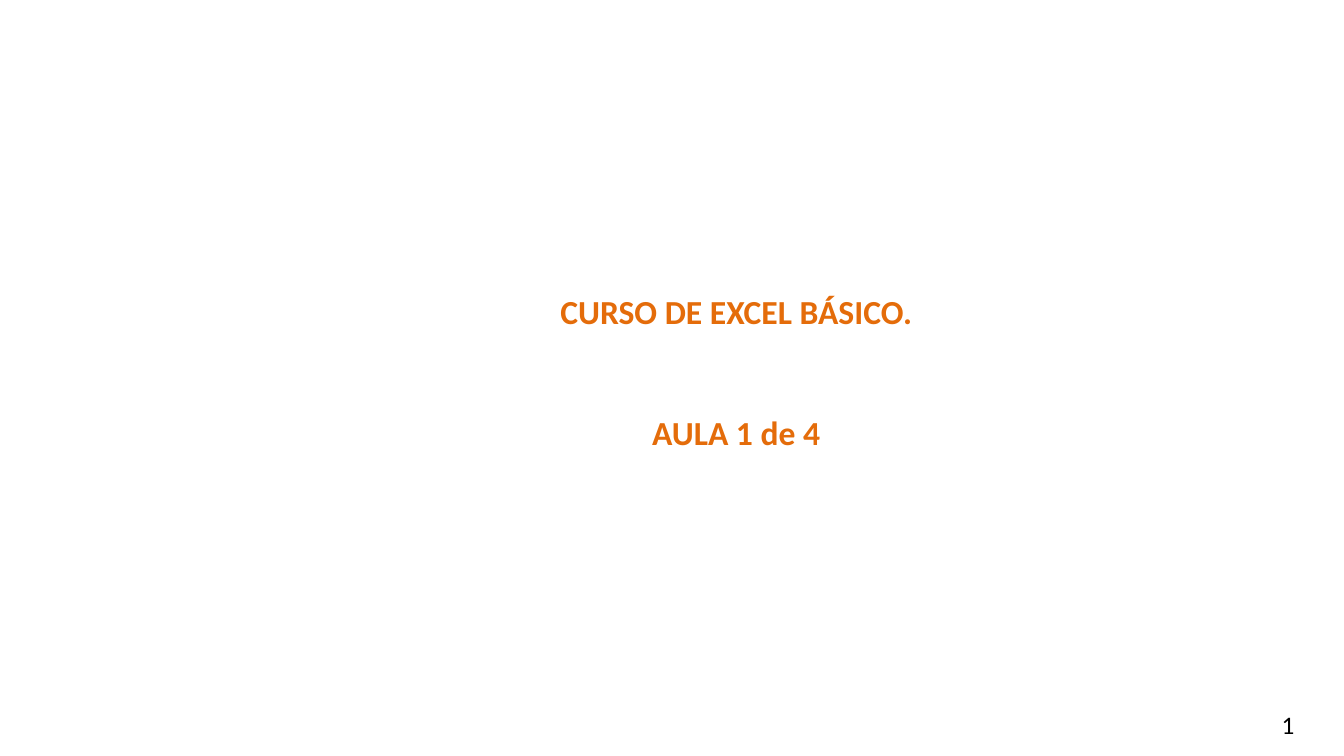
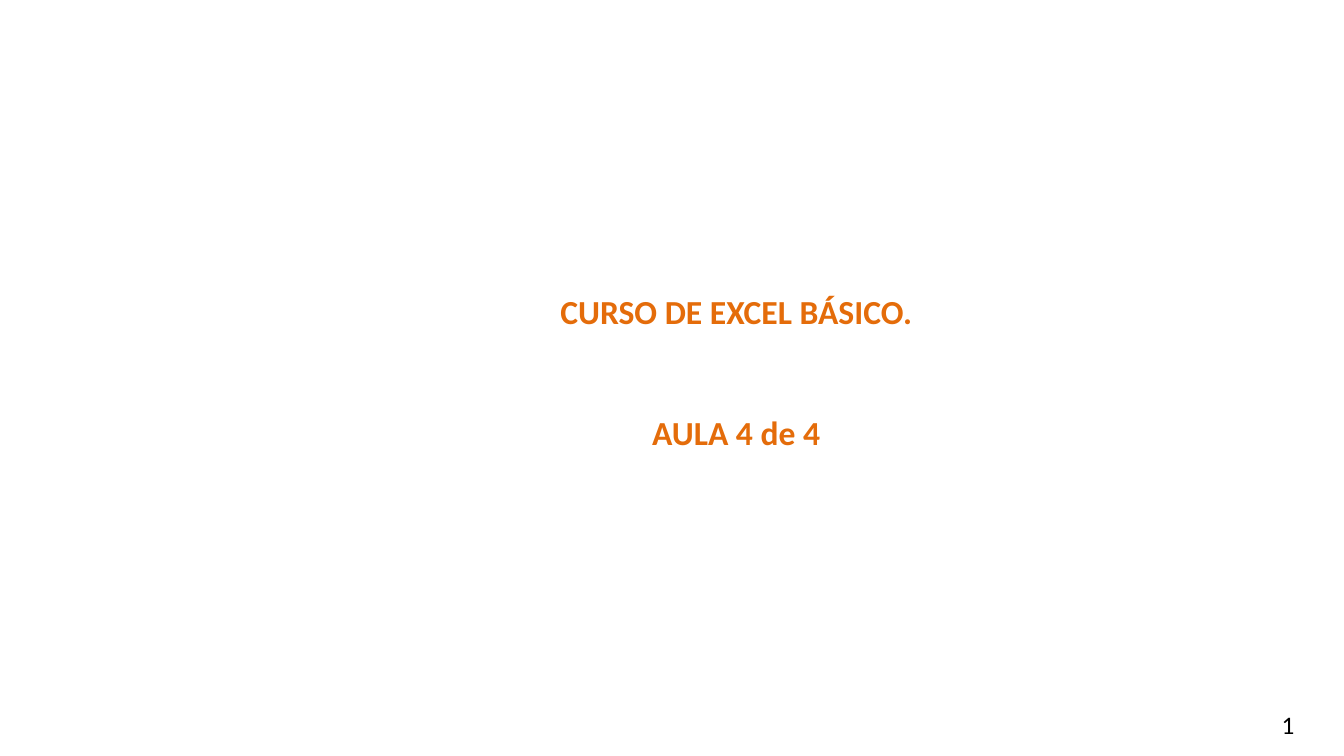
Before and after one commit to emerson-fenrir/Excel_Basico, a slide deck: slide 1 of Professor/Aula3.pptx. Drawn at 1344x756 pixels with LibreOffice and Linux fonts; fonts in the diff are those of the drawing; background and template pictures are left out. Boxes give left, top, right and bottom in pixels: in the first picture for what was removed or moved away, otherwise in the second. Text is boxed around its words. In the diff, an @@ line names an element or a change of style, - is before the commit and + after.

Commit message:
Aula 24-11 pos aula

```diff
--- a/Professor/Aula3.pptx
+++ b/Professor/Aula3.pptx
@@ subtitle at <box>652,421,820,446</box>: text changed @@
-AULA 1 de 4
+AULA 4 de 4
```
Also in this commit, not shown: 6 other slides changed, 63 slides removed, 1 other file.
